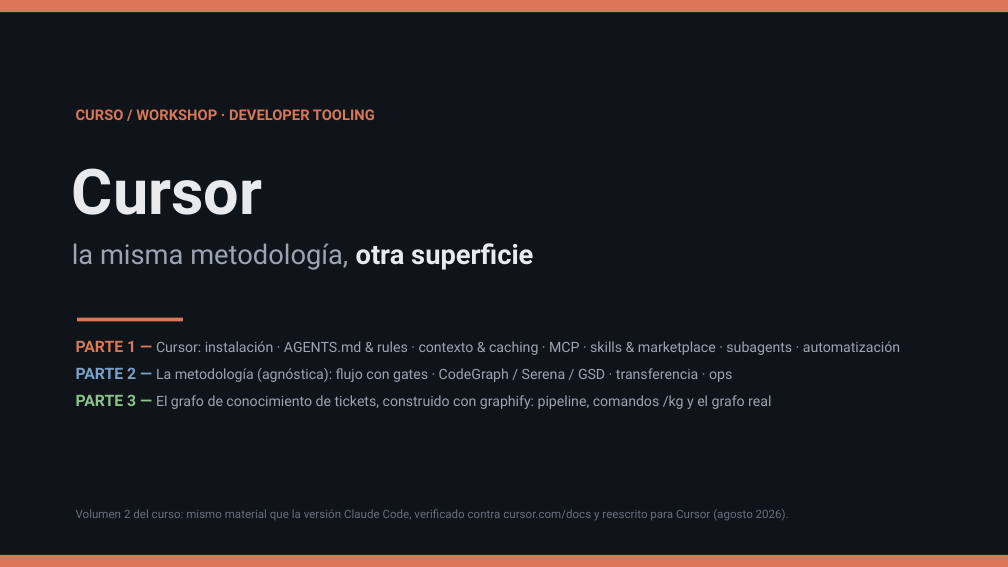
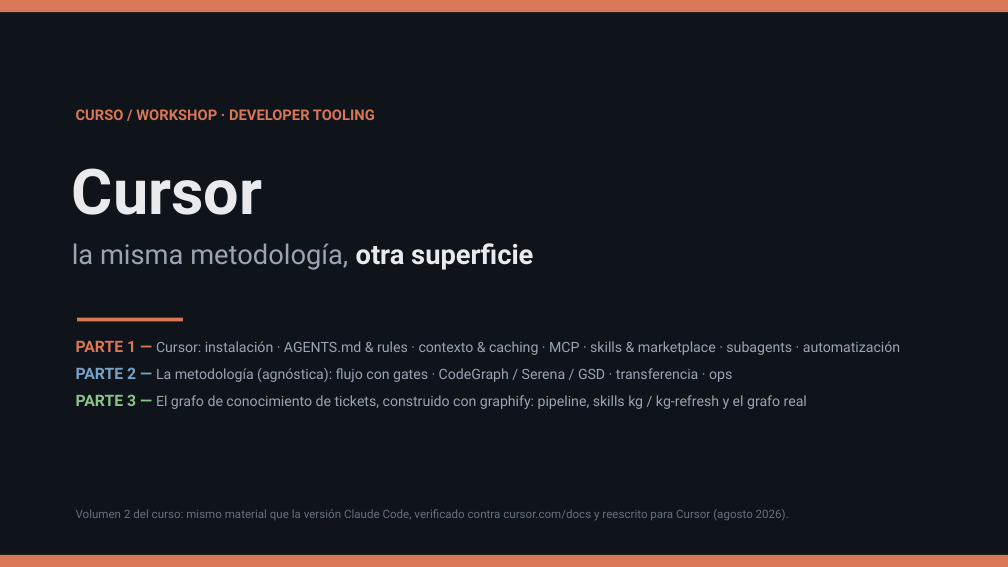
Before and after one commit to olonok69/cursor_code_ml_engineer, a slide deck: slide 1 of presentacion/Cursor_Presentacion.pptx. Drawn at 1008x567 pixels with LibreOffice and Linux fonts; fonts in the diff are those of the drawing. Boxes give left, top, right and bottom in pixels: in the first picture for what was removed or moved away, otherwise in the second. Text is boxed around its words. In the diff, an @@ line names an element or a change of style, - is before the commit and + after.

```diff
--- a/presentacion/Cursor_Presentacion.pptx
+++ b/presentacion/Cursor_Presentacion.pptx
@@ text at (x1=76, y1=394, x2=807, y2=409): text changed @@
-PARTE 3 — El grafo de conocimiento de tickets, construido con graphify: pipeline, comandos /kg y el grafo real
+PARTE 3 — El grafo de conocimiento de tickets, construido con graphify: pipeline, skills kg / kg-refresh y el grafo real
```
Also in this commit, not shown: 35 other slides changed, 8 other files.
